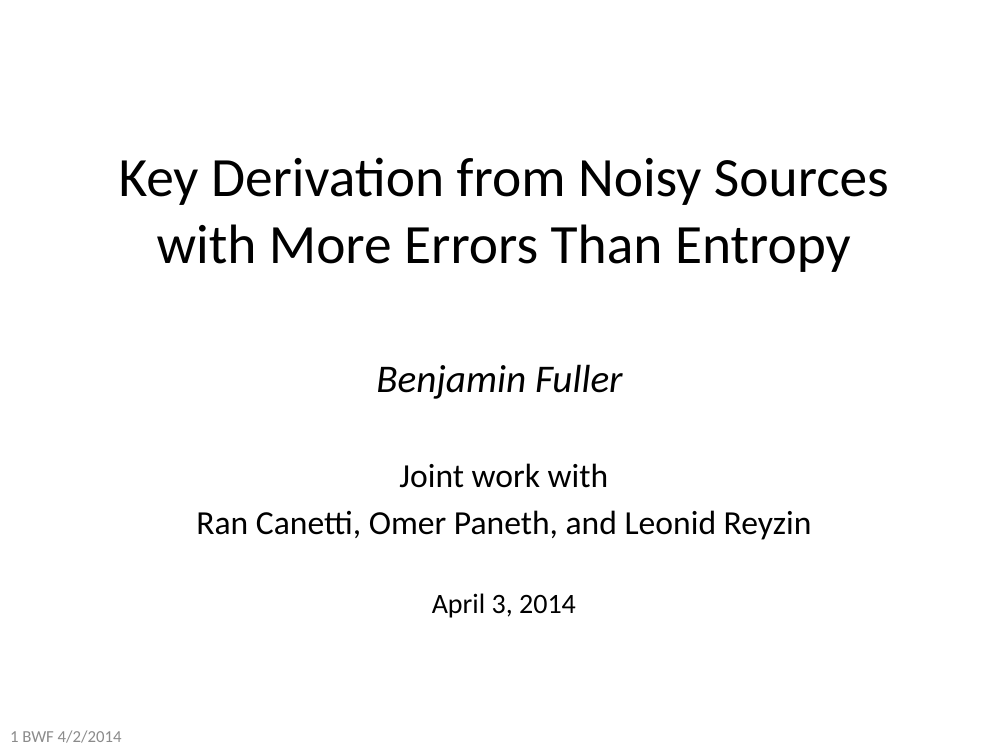
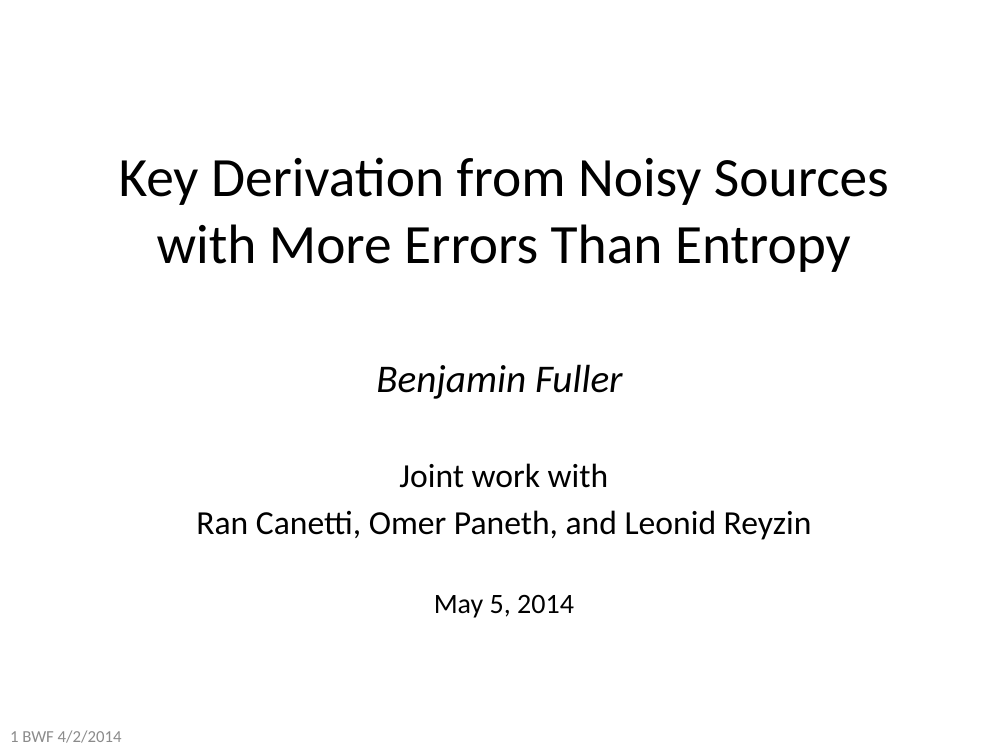
Before and after one commit to xianruimeng/comp-fuzzy-ext, a slide deck: slide 1 of constantRate/KeyDerivationWithNegativeUsable.pptx. Drawn at 1008x756 pixels with LibreOffice and Linux fonts; fonts in the diff are those of the drawing. Boxes give left, top, right and bottom in pixels: in the first picture for what was removed or moved away, otherwise in the second. Text is boxed around its words. In the diff, an @@ line names an element or a change of style, - is before the commit and + after.

```diff
--- a/constantRate/KeyDerivationWithNegativeUsable.pptx
+++ b/constantRate/KeyDerivationWithNegativeUsable.pptx
@@ subtitle at box(434, 594, 574, 618): text changed @@
-April 3, 2014
+May 5, 2014
```
Also in this commit, not shown: 1 other slide changed.
